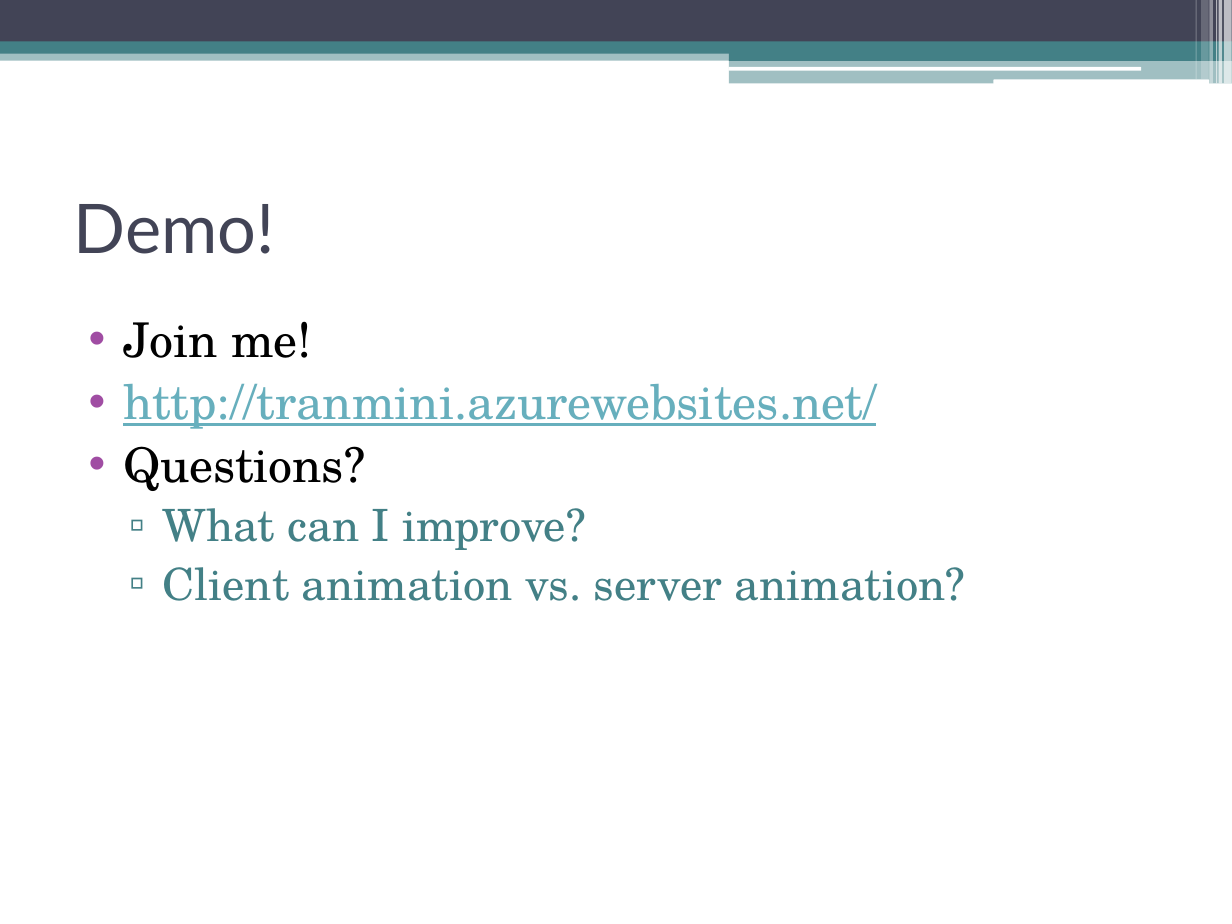
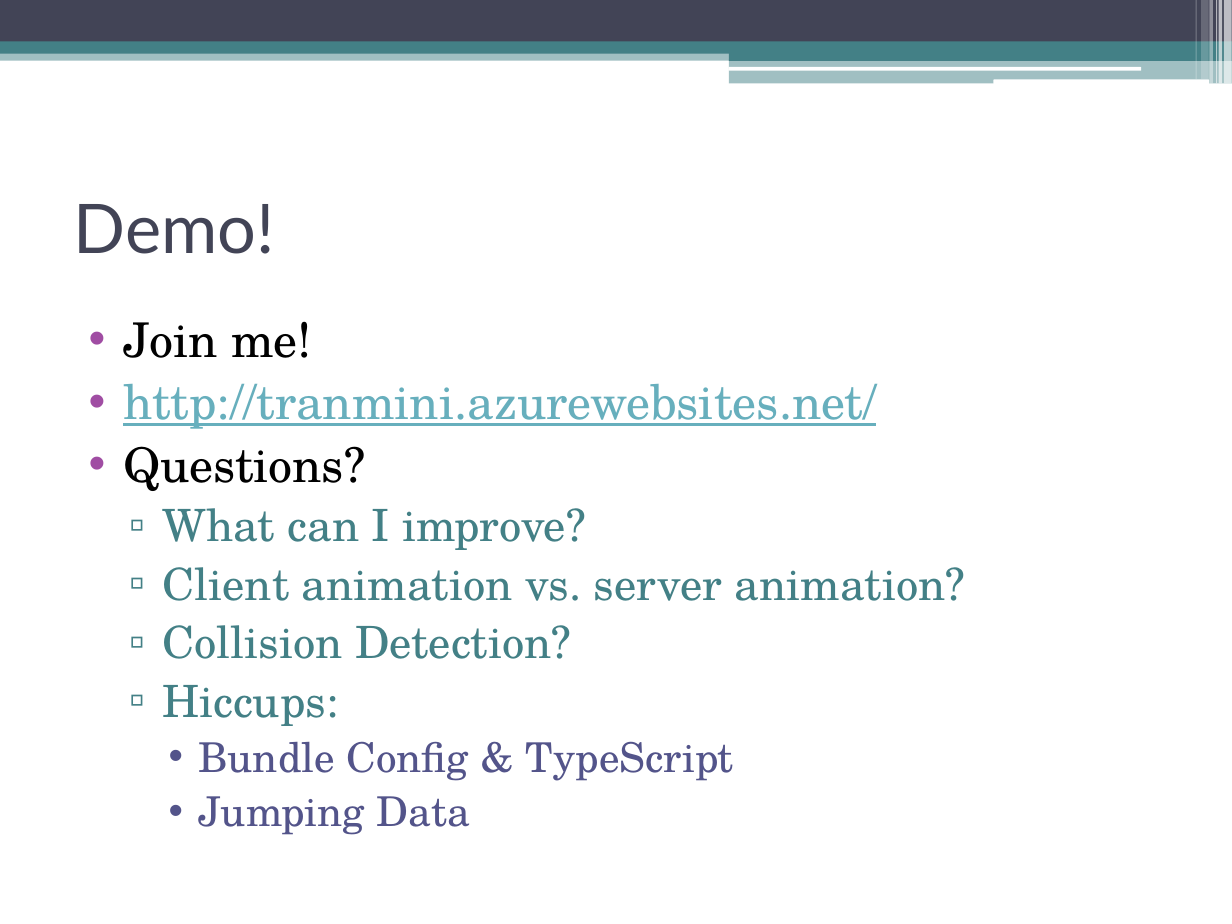
Before and after one commit to SnoBoarder/CS651-Websites, a slide deck: slide 8 of FinalProject/TranMini/TranBrian-Presentation.pptx. Drawn at 1232x924 pixels with LibreOffice and Linux fonts; fonts in the diff are those of the drawing. Boxes give left, top, right and bottom in pixels: in the first picture for what was removed or moved away, otherwise in the second. Text is boxed around its words. In the diff, an @@ line names an element or a change of style, - is before the commit and + after.

Commit message:
updated readme and presentation

```diff
--- a/FinalProject/TranMini/TranBrian-Presentation.pptx
+++ b/FinalProject/TranMini/TranBrian-Presentation.pptx
@@ text at [162, 625, 734, 835]: paragraphs added @@
+  ▫ Collision Detection?
+  ▫ Hiccups:
+    • Bundle Config & TypeScript
+    • Jumping Data
```
Also in this commit, not shown: 1 other file.
